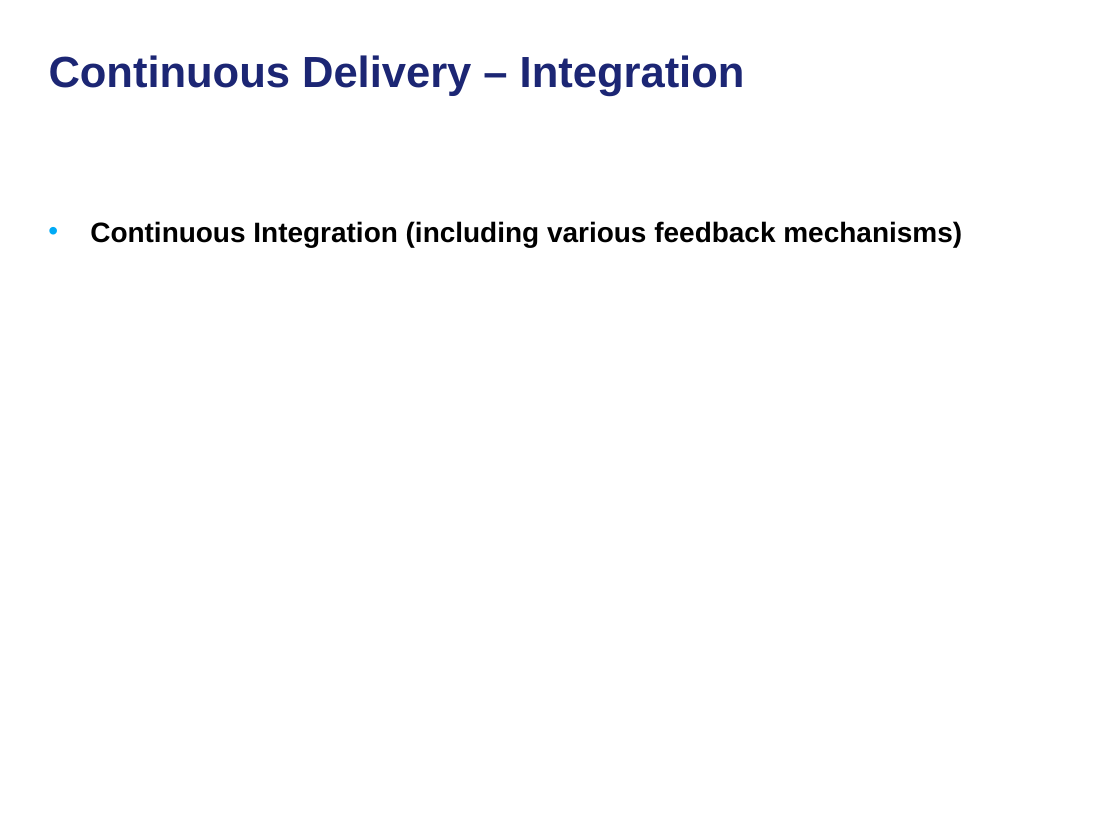
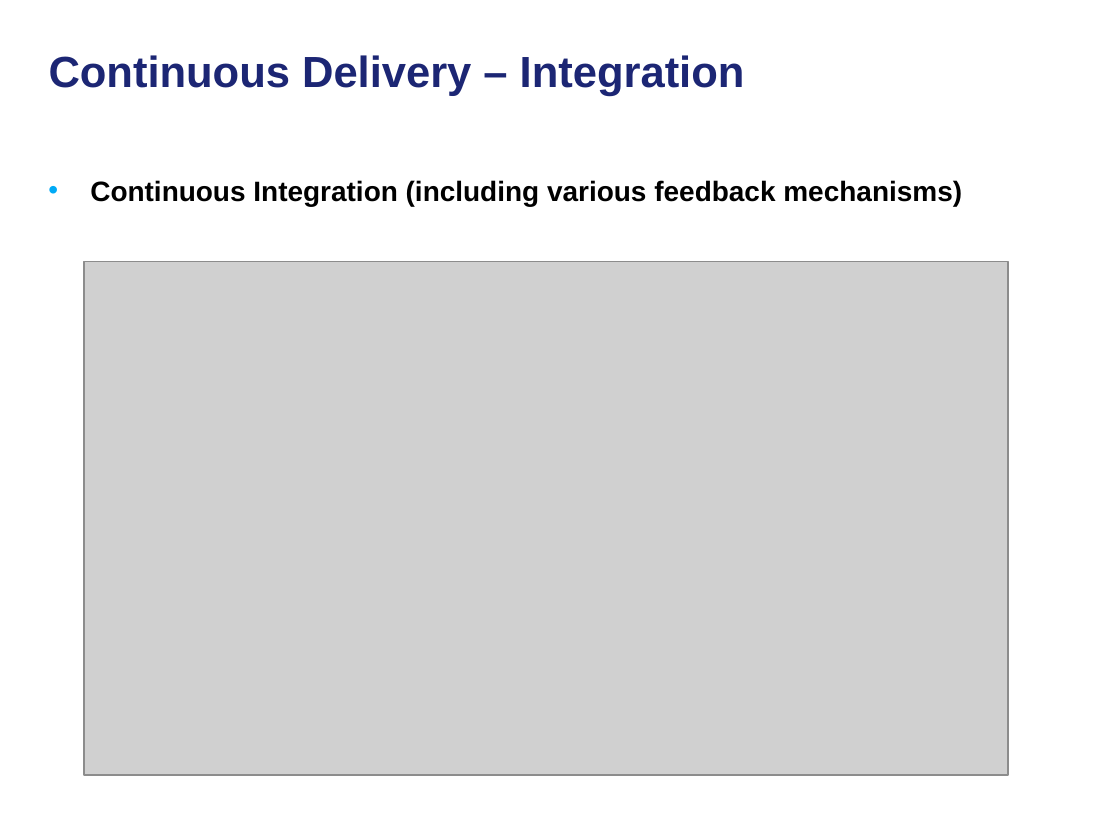
Before and after one commit to NCIP/automation, a slide deck: slide 16 of docs/continuous-delivery-caehr.ppt (slide 14 before the commit). Drawn at 1120x840 pixels with LibreOffice and Linux fonts; fonts in the diff are those of the drawing; grey boxes stand for pictures; background and template pictures are left out. Boxes give left, top, right and bottom in pixels: in the first picture for what was removed or moved away, otherwise in the second. Text is boxed around its words. In the diff, an @@ line names an element or a change of style, - is before the commit and + after.

```diff
--- a/docs/continuous-delivery-caehr.ppt
+++ b/docs/continuous-delivery-caehr.ppt
@@ text "Continuous Integration (including various feedback ...": place and size @@
-text "Continuous Integration (including various feedback ..." at <box>90,221,962,247</box>
+text "Continuous Integration (including various feedback ..." at <box>90,180,962,206</box>
@@ picture added at <box>84,261,1008,775</box> @@
```
Also in this commit, not shown: 16 other slides changed, 3 slides added.
